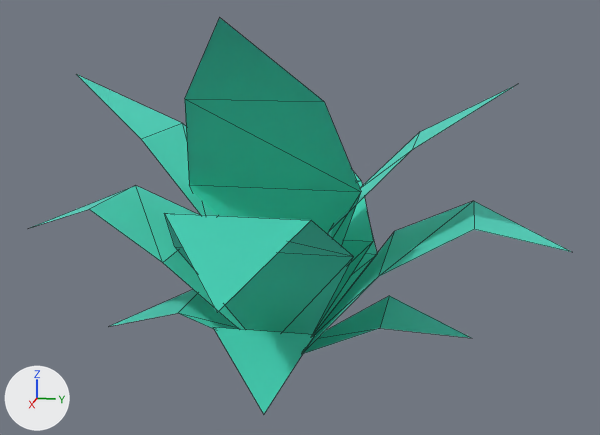
A saved change to the glTF model assets/props/nature/plant_bushDetailed.glb.
One viewpoint serves both versions: a 50 mm lens placed at (0.858, 0.187, 0.313), pointed at (0.004, 0.016, 0.1). The lights are fixed; the arrows at lower left show +X, +Y and +Z. The first picture is the older version. Mesh edges are drawn as thin lines. Where no turn or scale is listed for an object, it has been applied to the vertices. Vertices at exactly the same position are counted once.

Before the edit, the objects in view are built like this:
```python
me_mesh_plant_bushdetailed = bpy.data.meshes.new('Mesh plant_bushDetailed')
me_mesh_plant_bushdetailed.from_pydata(...)  # 56 vertices, 52 faces; spans x -0.301..0.301, y -0.301..0.301, z 0.0..0.36
me_mesh_plant_bushdetailed.materials.append(mat_grass)  # cyan #73eddd
# before: 22 (0.088, -0.11, 0.117) at pixel (162, 262), 24 (-0.064, -0.199, 0.163) at pixel (135, 185), 25 (0.064, -0.199, 0.163) at pixel (89, 209), 31 (0.11, -0.088, 0.141) at pixel (174, 246), 32 (0.11, 0.088, 0.141) at pixel (353, 256)
# before: 33 (0.199, -0.064, 0.197) at pixel (164, 213), 37 (-0.064, 0.199, 0.161) at pixel (473, 200), 38 (-0.013, 0.301, 0.122) at pixel (572, 252), 39 (0.064, 0.199, 0.161) at pixel (474, 229), 48 (0.088, 0.11, 0.116) at pixel (378, 276)
ob_plant_bushdetailed = bpy.data.objects.new('plant_bushDetailed', me_mesh_plant_bushdetailed)
ob_plant_bushdetailed.location = (0.0, 0.0, -0.05)
```
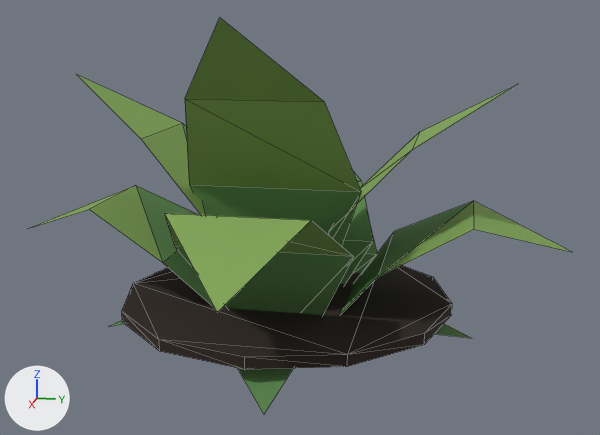
Location of each change, (x1, y1, x2, y2) in pixels of the pictures (600 x 435 px; the box of a moved part takes in the faces that stretch with it):
part 1 of me_mesh_plant_bushdetailed, added
    after: (122, 265, 452, 369)
part 2 of me_mesh_plant_bushdetailed, moved or reshaped
    both: (89, 186, 571, 276)
part 3 of me_mesh_plant_bushdetailed, recoloured (cyan to green)
    both: (30, 17, 571, 312)
part 4 of me_mesh_plant_bushdetailed, recoloured (cyan to green)
    both: (110, 124, 473, 414)

What changed in the scene script:
```text
Add mat_grassdark_010:
    mat_grassdark_010 = principled_material('grassDark.010')
    mat_grassdark_010.base_color = (0.1, 0.24, 0.07)  # green #59864b
    mat_grassdark_010.roughness = 0.85
Add mat_grasslight_010:
    mat_grasslight_010 = principled_material('grassLight.010')
    mat_grasslight_010.base_color = (0.22, 0.38, 0.09)  # green #81a655
    mat_grasslight_010.roughness = 0.85
Add mat_soil_010:
    mat_soil_010 = principled_material('soil.010')
    mat_soil_010.base_color = (0.025, 0.015, 0.01)  # brown #2c2119
    mat_soil_010.roughness = 1.0
Change me_mesh_plant_bushdetailed:
    used by ob_plant_bushdetailed; location = (0.0, 0.0, -0.05)
    verts and faces of me_mesh_plant_bushdetailed; kept vertices keep their numbers, new ones are numbered from 56
    remove me_mesh_plant_bushdetailed.from_pydata(...)  # 56 vertices, 52 faces; spans x -0.301..0.301, y -0.301..0.301, z 0.0..0.36
    add me_mesh_plant_bushdetailed.from_pydata(...)  # 80 vertices, 96 faces; spans x -0.301..0.301, y -0.301..0.301, z 0.0..0.36
    me_mesh_plant_bushdetailed part 1: a new loose piece, a 12-sided cylinder along z spanning x -0.181..0.181, y -0.181..0.181, z 0.05..0.062, in mat_soil_010 (brown #2c2119)
    me_mesh_plant_bushdetailed part 2
    add delete_faces([(22, 24, 25), (31, 33, 32), (37, 39, 38), (37, 48, 39)])
    add faces += [(22, 25, 24), (31, 32, 33), (37, 38, 39), (37, 39, 48)]  # mat_grasslight_010 (green #81a655)
    me_mesh_plant_bushdetailed part 3: 15 faces spanning x -0.088..0.301, y -0.301..0.301, z 0.116..0.36 switch from mat_grass (cyan #73eddd) to mat_grasslight_010 (green #81a655)
    me_mesh_plant_bushdetailed part 4: 37 faces spanning x -0.301..0.204, y -0.204..0.204, z 0.0..0.239 switch from mat_grass (cyan #73eddd) to mat_grassdark_010 (green #59864b)
    add me_mesh_plant_bushdetailed.materials.append(mat_soil_010)  # brown #2c2119
Remove ob_tmpparent:
    ob_tmpparent = bpy.data.objects.new('tmpParent', None)
    ob_tmpparent.location = (0.0, 0.0, 0.0)
```
